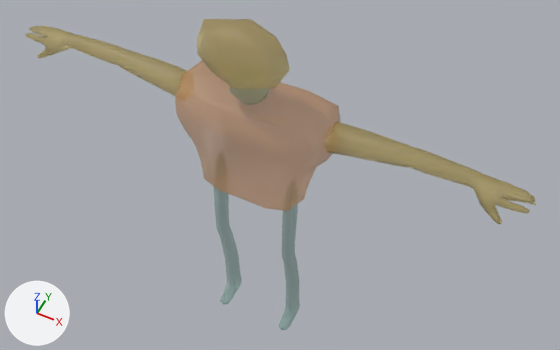
An edit to the FBX model 100Avatars_012/100Avatars_012_Chill.fbx, drawn before and after from the same camera.
Before and after are seen from a camera (50 mm lens) standing at (0.0711, -0.1268, 0.2294) and looking at (0.0048, 0.0059, 0.0635). Arrows for +X, +Y and +Z are at lower left; the lights stay in place. Where no turn or scale is listed for an object, it has been applied to the vertices.

Objects in the first picture: 'Body'.
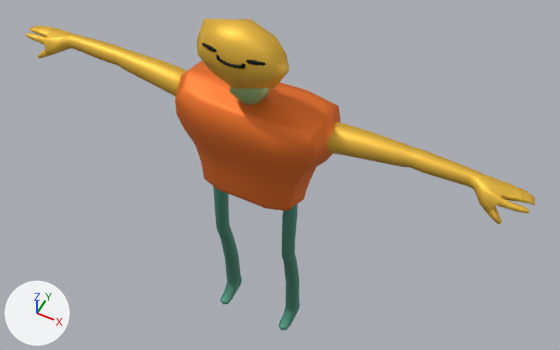
The newer file is also rescaled (x13.16) as a whole; pictures and numbers use the older file's frame.

What differs and where, as boxes [x1, y1, x2, y2] in the pictures (560 x 350 px):
'Body', recoloured (brown to orange)
    both: [25, 19, 536, 330]

What the commit changed:
Picture '100Avatars_012_Chill.png' (img_100avatars_012_chill_png) is new.
Material 'char012' (mat_char012) is new.
Its texture is img_100avatars_012_chill_png (with its transparency).
Its metallic is 0.5.
Its roughness is 0.553.
me_untitled_005 has 1560 vertices, 1552 faces and spans x -0.0722..0.0726, y -0.0106..0.0123, z -0.0001..0.1226.
me_untitled_005 no longer uses material mat_char12.
me_untitled_005 now uses material mat_char012 (picture img_100avatars_012_chill_png).
